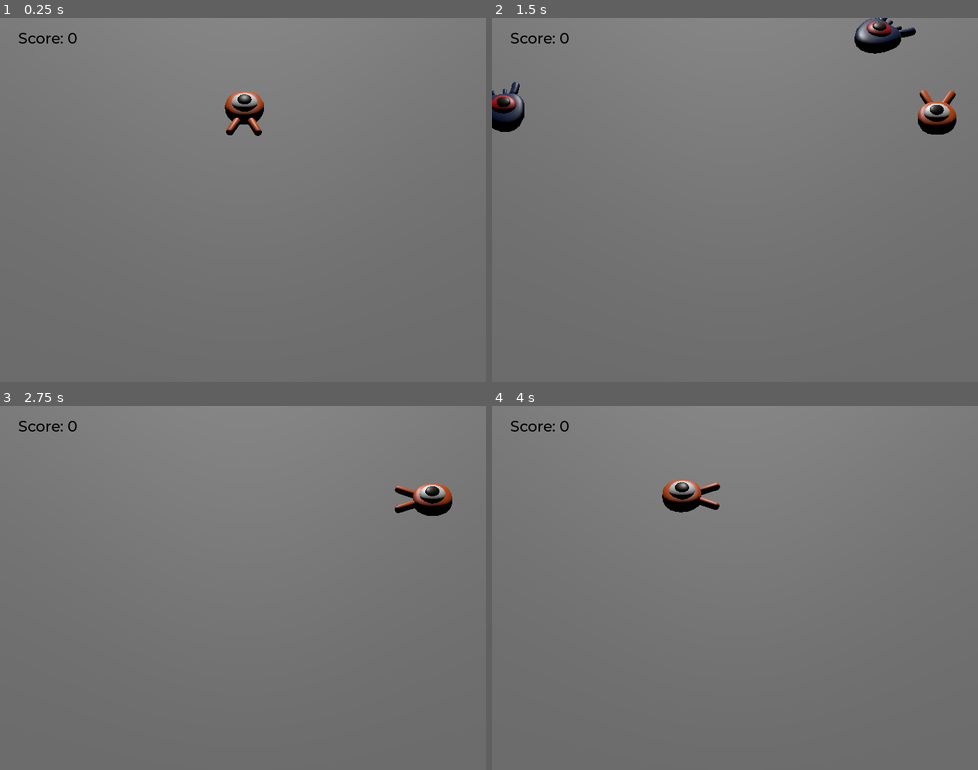
Above: before the commit, frames 1-4 (two rows, left to right).
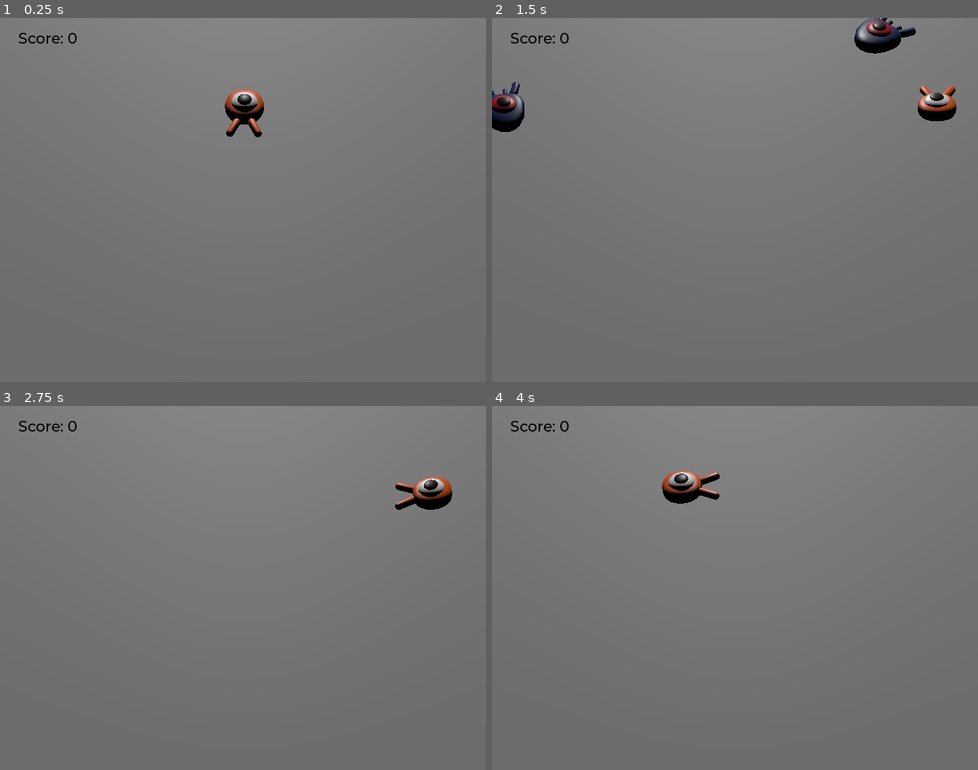
Above: after the commit, the same moments.

Repository: mdorizon/godot-3D-Tutorial
Game: Godot game, scene res://main.tscn
Same seed, same stepped clock (60 frames per second), same inputs: the game is played once before the commit and once after it.
Inputs:
- Up to frame 1 (0.25 s): no input
- Up to frame 2 (1.5 s): tap Enter (ui_accept) at 0.5 s; hold D (move_right) 0.53-1.28 s; tap Space (jump) at 0.6, 0.77, 1.07, 1.35 s; hold S (move_back) from 1.28 s (still down)
- Up to frame 3 (2.75 s): tap Space (jump) at 1.52, 1.82, 2.1 s; tap Enter (ui_accept) at 2 s; release S (move_back) at 2.03 s; hold D (move_right) from 2.03 s (still down)
- Up to frame 4 (4 s): release D (move_right) at 2.78 s; hold W (move_forward) 2.78-3.53 s; tap Space (jump) at 2.85, 3.02, 3.32, 3.6, 3.77 s; hold A (move_left) from 3.53 s (still down)

The runs differ from the first frame. In frame 1, 0.2% of the frame differs, in the area x 46-55%, y 19-33%; in frame 2, 0.8%; in frame 3, 0.8%; in frame 4, 1.0%, in the area x 35-47%, y 17-30%.

Commit message:
:sparkles: the float animation

Diff:
--- a/player.gd
+++ b/player.gd
@@ -73,6 +73,14 @@
 	velocity = target_velocity
 	move_and_slide()
 
+	if direction != Vector3.ZERO:
+		#...
+		$AnimationPlayer.speed_scale = 4
+	else:
+		$AnimationPlayer.speed_scale = 1
+
+	$Pivot.rotation.x = PI / 6 * velocity.y / jump_impulse
+
 # And this function at the bottom.
 func die():
 	hit.emit()
--- a/player.tscn
+++ b/player.tscn
@@ -12,9 +12,63 @@
 
 [sub_resource type="Animation" id="Animation_gkgs2"]
 resource_name = "float"
+length = 1.2
+loop_mode = 1
+tracks/0/type = "value"
+tracks/0/imported = false
+tracks/0/enabled = true
+tracks/0/path = NodePath("Pivot/Character:position")
+tracks/0/interp = 1
+tracks/0/loop_wrap = true
+tracks/0/keys = {
+"times": PackedFloat32Array(0.3, 0.7, 1.2),
+"transitions": PackedFloat32Array(0.42, 2.1, 1),
+"update": 0,
+"values": [Vector3(0, 0, 0), Vector3(2.08165e-12, 0.65, 2.08165e-12), Vector3(2.08165e-12, 0.35, 2.08165e-12)]
+}
+tracks/1/type = "value"
+tracks/1/imported = false
+tracks/1/enabled = true
+tracks/1/path = NodePath("Pivot/Character:rotation")
+tracks/1/interp = 1
+tracks/1/loop_wrap = true
+tracks/1/keys = {
+"times": PackedFloat32Array(0.1, 0.5, 1.2),
+"transitions": PackedFloat32Array(0.42, 0.44, 1),
+"update": 0,
+"values": [Vector3(0, 0, 0), Vector3(0.139626, 3.48787e-16, 3.48787e-16), Vector3(-0.15708, 3.48787e-16, 3.48787e-16)]
+}
+
+[sub_resource type="Animation" id="Animation_qai0n"]
+length = 0.001
+tracks/0/type = "value"
+tracks/0/imported = false
+tracks/0/enabled = true
+tracks/0/path = NodePath("Pivot/Character:position")
+tracks/0/interp = 1
+tracks/0/loop_wrap = true
+tracks/0/keys = {
+"times": PackedFloat32Array(0),
+"transitions": PackedFloat32Array(1),
+"update": 0,
+"values": [Vector3(0, 0, 0)]
+}
+tracks/1/type = "value"
+tracks/1/imported = false
+tracks/1/enabled = true
+tracks/1/path = NodePath("Pivot/Character:rotation")
+tracks/1/interp = 1
+tracks/1/loop_wrap = true
+tracks/1/keys = {
+"times": PackedFloat32Array(0),
+"transitions": PackedFloat32Array(1),
+"update": 0,
+"values": [Vector3(0, 0, 0)]
+}
 
 [sub_resource type="AnimationLibrary" id="AnimationLibrary_82pt1"]
 _data = {
+"RESET": SubResource("Animation_qai0n"),
 "float": SubResource("Animation_gkgs2")
 }
 
@@ -42,5 +96,6 @@
 libraries = {
 "": SubResource("AnimationLibrary_82pt1")
 }
+autoplay = "float"
 
 [connection signal="body_entered" from="MobDetector" to="." method="_on_mob_detector_body_entered"]
Not shown: 1 places in player.tscn that only renumber resources
